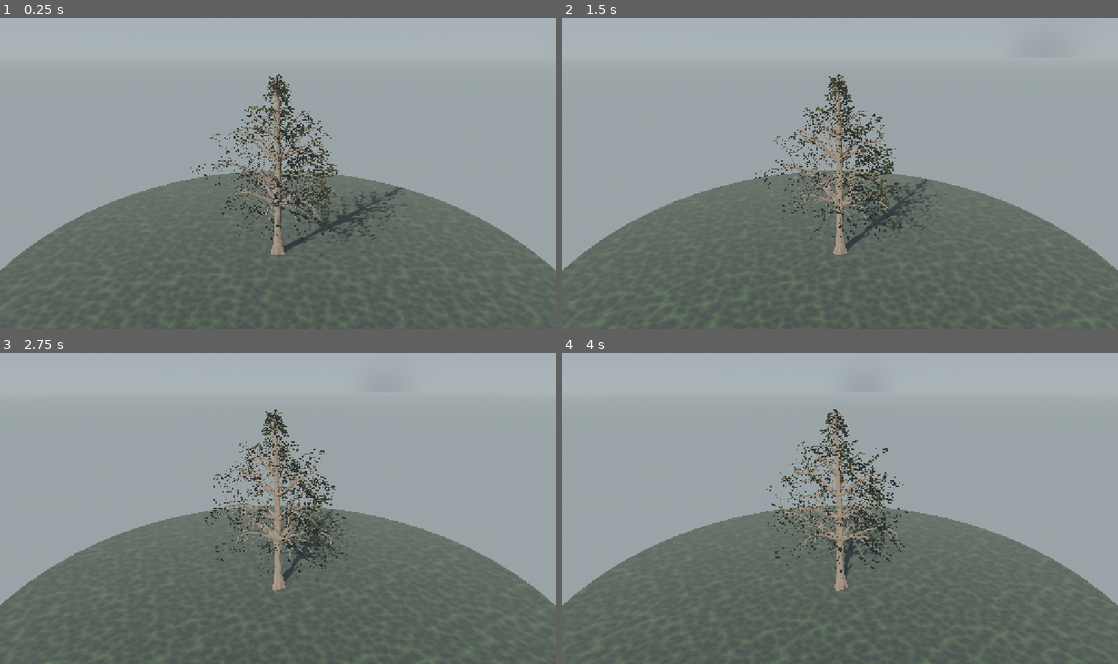
Above: before the commit, frames 1-4 (two rows, left to right).
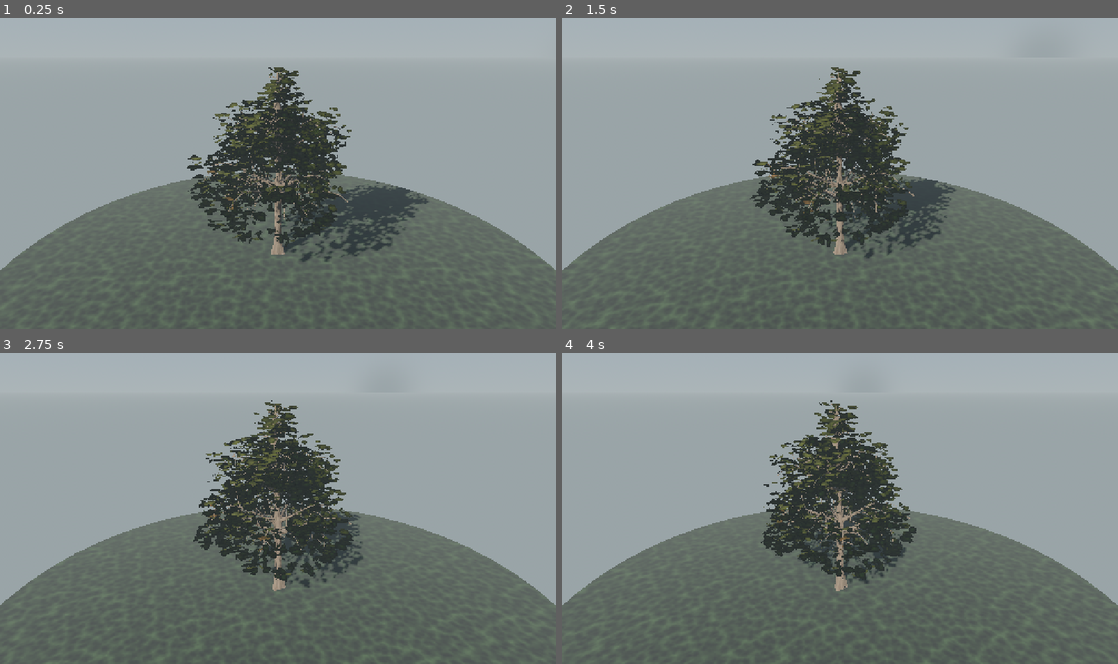
Above: after the commit, the same moments.

Repository: mehmetdem2005/Acik-dunya_oyun
Game: Godot game, scene res://scenes/world/pine_tree_scene.tscn
Same seed, same stepped clock (60 frames per second), same inputs: the game is played once before the commit and once after it. This scene is started directly instead of the project's main scene.
Inputs (mouse positions are in pixels of both pictures, inside the frame that each line leads up to):
- Up to frame 1 (0.25 s): no input
- Up to frame 2 (1.5 s): move the mouse to (962, 157) at 0.52 s; hold D 0.53-1.25 s; hold Shift 0.53-1.25 s; click (962, 157) at 0.67 s; tap Space at 0.77 s; drag from (728, 189) to (812, 235) at 1.27 s
- Up to frame 3 (2.75 s): move the mouse to (333, 440) at 2.02 s; hold D from 2.03 s (still down); hold Shift from 2.03 s (still down)
- Up to frame 4 (4 s): release D at 2.75 s; release Shift at 2.75 s; drag from (812, 570) to (673, 461) at 2.77 s; move the mouse to (1006, 555) at 3.52 s; hold A from 3.53 s (still down); hold Shift from 3.53 s (still down); tap Space at 3.77 s

The runs differ from the first frame. In frame 1, 9.0% of the frame differs, in the area x 33-77%, y 15-79%; in frame 2, 8.4%; in frame 3, 7.8%; in frame 4, 7.4%.

Commit message:
Referans dallanma: uca-toplu pom-pom foliage + açık tabaka + baskın lider
Yapısal model değişikliği (param-tweak değil), kabul ölçütü + ajan
kapısıyla (ACCEPT, A-F geçti, 2/4 turda):
- _sprigs: dens sürekli-kılıf rampası -> dens=smoothstep(tail,1,fr)
  (tail tip0.40/lvl1 0.60/lvl2 0.52). Foliage yalnız sürgün UCUNDA
  yuvarlak pom-pom; iç/orta çıplak odun -> açık katmanlı taç (blob
  DEĞİL). ccs küme merkezinde büyür, RNG-siz.
- Açık tabaka: tier_count 5-7->7-12, h01 jitter ±0.012->±0.05,
  per cap 7->6, mature f_crown 0.32->0.36 (temiz alt bole).
- Baskın lider: apex ai==0 = tek güçlü düz merkezî spike (UP*2.1,
  al=crown_r*0.80), ai>=1 kısa boyun-altı. Sürekli sivri tepe.
- shoots 8->11 (export+.tscn) -> dolu ama açık taç.
~50k tri (bütçe 150k, bol). Determinizm/parse ajan-doğrulandı.
Korunan: bark nominal-UV (smear yok), dal=gövde bark, fascicle vrnd.

https://claude.ai/code/session_01SAupt6yXBr9DzE6Ykd1e1F

Diff:
--- a/mouse_open_world_clean_project/scenes/world/pine_tree_scene.tscn
+++ b/mouse_open_world_clean_project/scenes/world/pine_tree_scene.tscn
@@ -88,7 +88,7 @@
 crown_radius = 2.2
 branch_count = 56
 branch_droop = 0.3
-shoots_per_branch = 8
+shoots_per_branch = 11
 fine_twigs = true
 twigs_per_shoot = 2
 blades_per_branch = 3
--- a/mouse_open_world_clean_project/scripts/world/pine/pine_mesh.gd
+++ b/mouse_open_world_clean_project/scripts/world/pine/pine_mesh.gd
@@ -246,13 +246,16 @@
 		var t := carry
 		while t < seg_len:
 			var fr: float = (float(k) + t / seg_len) / float(n - 1)
-			var dens: float = 1.0 if (lvl == 3 or tip_full) else smoothstep(r0, r1, fr)
+			# UCA-TOPLU TÜY: yalnız sürgün UCUNDA yuvarlak küme; iç/orta
+			# çıplak odun -> açık katmanlı taç (sürekli kılıf/blob DEĞİL).
+			var tail: float = 0.40 if tip_full else (0.60 if lvl == 1 else 0.52)
+			var dens: float = smoothstep(tail, 1.0, fr)
 			if broken and fr > 0.85:
 				dens = 0.0
 			if dens > 0.02:
 				var c: Vector3 = c0 + ax * t
 				idx += 1
-				for s in range(2):
+				for s in range(4 if dens > 0.5 else 2):
 					var az: float = float(idx) * GOLDEN + PI * float(s)
 					var outd: Vector3 = nm.rotated(ax, az).normalized()
 					var up: Vector3 = (outd * 0.72 + ax * 0.30 + Vector3.UP * 0.14).normalized()
@@ -264,8 +267,9 @@
 					var shade: float = clampf(lerp(0.62, 1.14, fr) * tint, 0.48, 1.25)
 					var hsh: float = sin(float(idx) * 12.9898 + float(s) * 3.71) * 43758.5453
 					var vrnd: float = 0.62 + 0.76 * (hsh - floor(hsh))
-					var ccs: float = fl * (0.78 + 0.42 * fr) * vrnd * (1.25 if tip_full else 1.0)
-					_card(st, c, up * ccs, rt * (ccs * 0.60), shade, flex, idx % 25)
+					# Küme merkezinde büyür -> yuvarlak pom-pom.
+					var ccs: float = fl * (1.05 + 1.05 * dens) * vrnd * (1.3 if tip_full else 1.0)
+					_card(st, c, up * ccs, rt * (ccs * 0.88), shade, flex, idx % 25)
 			# Uca doğru sıklaş; ışık yönüne göre asimetri.
 			var dstep := step / maxf(dens, 0.10)
 			if light_bias > 0.0:
--- a/mouse_open_world_clean_project/scripts/world/pine/pine_skeleton.gd
+++ b/mouse_open_world_clean_project/scripts/world/pine/pine_skeleton.gd
@@ -70,7 +70,7 @@
 	var dal_seg: int = int(cfg.get("dal_segment", 10))
 	var dal_yay: float = float(cfg.get("dal_yay", 0.16))
 	# Daha seyrek, belirgin whorl katmanları (açık koni silüet).
-	var tier_count: int = clampi(int(round(height * 0.62 / whorl_gap)), 5, 7)
+	var tier_count: int = clampi(int(round(height * 0.80 / whorl_gap)), 7, 12)
 	var lean: float = _rng.randf_range(-0.12, 0.12)
 	var lean_ph: float = _rng.randf() * TAU
 	var whorl_h: PackedFloat32Array = trunk["whorl_h"]
@@ -78,7 +78,7 @@
 	var az := _rng.randf() * TAU
 	for ti in range(tier_count):
 		var tf := float(ti) / float(tier_count - 1)
-		var h01: float = clampf(lerp(crown_start, 0.95, tf) + _rng.randf_range(-0.012, 0.012), 0.0, 1.0)
+		var h01: float = clampf(lerp(crown_start, 0.95, tf) + _rng.randf_range(-0.05, 0.05), 0.0, 1.0)
 		# Koni: tepeye doğru tek-yönlü güçlü kısalma (orta şişlik yok).
 		# Alt-orta tier'ler uzun -> geniş, dolgun, billur taç (referans).
 		# Alt tier'ler EN uzun (referans: uzun süpüren alt dallar),
@@ -89,7 +89,7 @@
 			continue
 		whorl_h.append(h01)
 		var per := int(round(lerp(float(total) / float(tier_count) * 1.05, 3.0, tf)))
-		per = clampi(per + _rng.randi_range(-1, 1), 3, 7)
+		per = clampi(per + _rng.randi_range(-1, 1), 3, 6)
 		az += GOLDEN * 1.3
 		var aaccum := az
 		var seg := TAU / float(per)
@@ -157,8 +157,8 @@
 		var aa := _rng.randf() * TAU
 		var awob := _rng.randf_range(-1.0, 1.0)
 		var afr := float(ai) / 8.0
-		var adir := (Vector3(cos(aa), 0, sin(aa)) * (0.08 + 0.42 * afr) + Vector3.UP * 1.35).normalized()
-		var al := crown_radius * lerpf(0.62, 0.16, afr)
+		var adir := (Vector3(cos(aa), 0, sin(aa)) * (0.04 + 0.55 * afr) + Vector3.UP * (2.1 if ai == 0 else 1.2)).normalized()
+		var al := (crown_radius * 0.80) if ai == 0 else (crown_radius * lerpf(0.42, 0.16, afr))
 		var ac := _grow(sp, adir, maxf(al, 0.18), 4, 0.06, 0.10, 0.05, awob)
 		ac["level"] = 1
 		ac["parent"] = trunk_idx
@@ -167,7 +167,7 @@
 		ac["dry"] = false
 		ac["broken"] = false
 		ac["tint"] = _rng.randf_range(0.95, 1.15)
-		ac["radius0"] = tr * lerp(0.36, 0.12, afr)
+		ac["radius0"] = tr * (0.55 if ai == 0 else lerp(0.30, 0.10, afr))
 		ac["radius1"] = tr * lerp(0.36, 0.12, afr) * 0.32
 		stems.append(ac)
 		_spawn_level2(cfg, ac, stems.size() - 1, 0.95, 0.05)
--- a/mouse_open_world_clean_project/scripts/world/pine_tree.gd
+++ b/mouse_open_world_clean_project/scripts/world/pine_tree.gd
@@ -21,7 +21,7 @@
 @export_range(1.5, 6.0, 0.1) var crown_radius: float = 2.7
 @export_range(20, 110, 1) var branch_count: int = 58
 @export_range(0.0, 1.0, 0.02) var branch_droop: float = 0.22
-@export_range(3, 14, 1) var shoots_per_branch: int = 8
+@export_range(3, 16, 1) var shoots_per_branch: int = 11
 @export var fine_twigs: bool = true
 @export_range(0, 4, 1) var twigs_per_shoot: int = 2
 
@@ -127,7 +127,7 @@
 			f_droop = maxf(branch_droop * 1.1, 0.25)
 			f_el = -0.10; f_eh = 0.45
 		_:
-			f_crown = 0.32
+			f_crown = 0.36
 
 	var cfg := {
 		"seed": seed if seed != 0 else hash(name),
